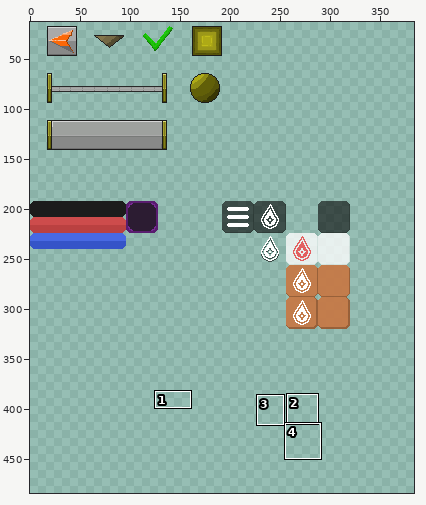
Two states of a sprite sheet, Assets/2. Sprites/UI/UI.png. Above, an overview of the earlier version with the close-up marked.
Close-up. Earlier state:
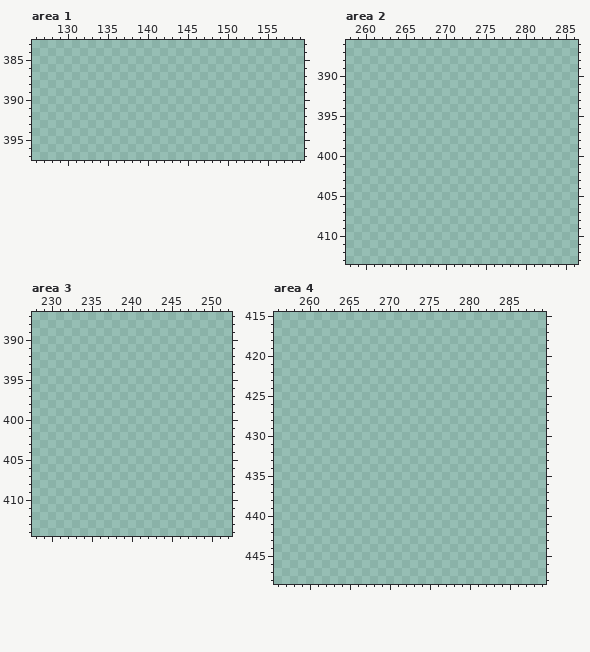
The file is 500x500 pixels. Colours within 5 levels of each other are drawn and written as one. Shown: area 1: x 126..159, y 383..397; area 2: x 258..286, y 386..413; area 3: x 228..252, y 387..414; area 4: x 256..289, y 415..448. The wide view leaves out empty margins. The commit also changed other parts of the picture, which this record leaves out.
The same view after the edit:
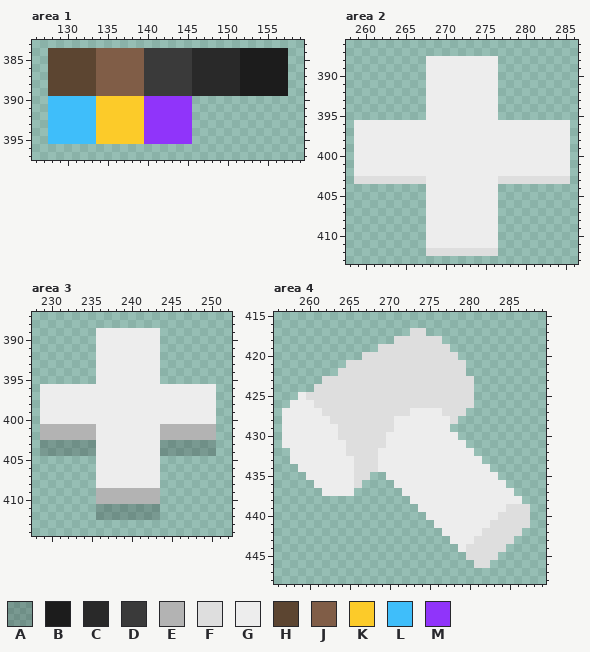
Palette (. is transparent): A #00000032  B #1c1c1c  C #292929  D #3a3a3a  E #b3b3b3  F #dedede  G #ededed  H #5c4531  J #805d47  K #fccb29  L #3fbefa  M #9034fa
What changed:
Area 1:
y 384..389: x 128..157 .............................. -> HHHHHHJJJJJJDDDDDDCCCCCCBBBBBB
y 390..395: x 128..145 .................. -> LLLLLLKKKKKKMMMMMM
Area 2:
y 388..395: x 268..276 ......... -> GGGGGGGGG
y 396..402: x 259..285 ........................... -> GGGGGGGGGGGGGGGGGGGGGGGGGGG
y 403: x 259..285 ........................... -> FFFFFFFFFGGGGGGGGGFFFFFFFFF
y 404..411: x 268..276 ......... -> GGGGGGGGG
y 412: x 268..276 ......... -> FFFFFFFFF
Area 3:
y 389..395: x 236..243 ........ -> GGGGGGGG
y 396..400: x 229..250 ...................... -> GGGGGGGGGGGGGGGGGGGGGG
y 401..402: x 229..250 ...................... -> EEEEEEEGGGGGGGGEEEEEEE
y 403..404: x 229..250 ...................... -> AAAAAAAGGGGGGGGAAAAAAA
y 405..408: x 236..243 ........ -> GGGGGGGG
y 409..410: x 236..243 ........ -> EEEEEEEE
y 411..412: x 236..243 ........ -> AAAAAAAA
Area 4:
y 417: x 273..274 .. -> FF
y 418: x 271..276 ...... -> FFFFFF
y 419: x 269..277 ......... -> FFFFFFFFF
y 420: x 267..278 ............ -> FFFFFFFFFFFF
y 421: x 265..279 ............... -> FFFFFFFFFFFFFFF
y 422: x 264..279 ................ -> FFFFFFFFFFFFFFFF
y 423: x 262..280 ................... -> FFFFFFFFFFFFFFFFFFF
y 424: x 261..280 .................... -> FFFFFFFFFFFFFFFFFFFF
y 425: x 259..280 ...................... -> GFFFFFFFFFFFFFFFFFFFFF
y 426: x 258..280 ....................... -> GGGFFFFFFFFFFFFFFFFFFFF
y 427: x 257..279 ....................... -> GGGGGFFFFFFFFFFFGGGGFFF
y 428: x 257..278 ...................... -> GGGGGGFFFFFFFFGGGGGGGF
y 429: x 257..277 ..................... -> GGGGGGGFFFFFFFGGGGGGG
y 430: x 257..278 ...................... -> GGGGGGGFFFFFFGGGGGGGGG
y 431: x 257..279 ....................... -> GGGGGGGGFFFFFGGGGGGGGGG
y 432: x 258..280 ....................... -> GGGGGGGFFFFGGGGGGGGGGGG
y 433: x 258..281 ........................ -> GGGGGGGGFFFGGGGGGGGGGGGG
y 434: x 259..282 ........................ -> GGGGGGGFFFGGGGGGGGGGGGGG
y 435: x 260..267 ........ -> GGGGGGFF; x 270..283 .............. -> GGGGGGGGGGGGGG
y 436: x 261..266 ...... -> GGGGGF; x 271..284 .............. -> GGGGGGGGGGGGGG
y 437: x 262..265 .... -> GGGG; x 272..285 .............. -> GGGGGGGGGGGGGG
y 438: x 273..286 .............. -> GGGGGGGGGGGGGG
y 439: x 274..287 .............. -> GGGGGGGGGGGFFF
y 440: x 275..287 ............. -> GGGGGGGGGFFFF
y 441: x 276..287 ............ -> GGGGGGGFFFFF
y 442: x 277..286 .......... -> GGGGGFFFFF
y 443: x 278..285 ........ -> GGGFFFFF
y 444: x 279..284 ...... -> GFFFFF
y 445: x 280..283 .... -> FFFF
y 446: x 281..282 .. -> FF
Where, in picture pixels (left, top, right, bottom), the same in both close-ups:
added: (48, 48, 288, 144)
added: (354, 56, 570, 256)
added: (40, 328, 216, 520)
added: (282, 328, 530, 568)
